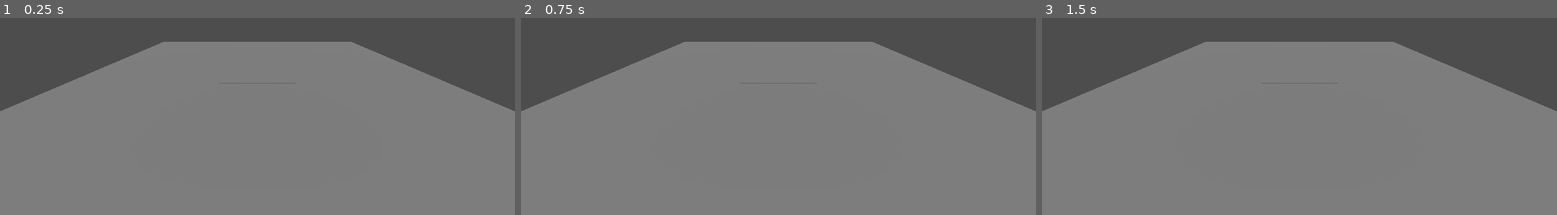
Above: before the commit, frames 1-3 (left to right).
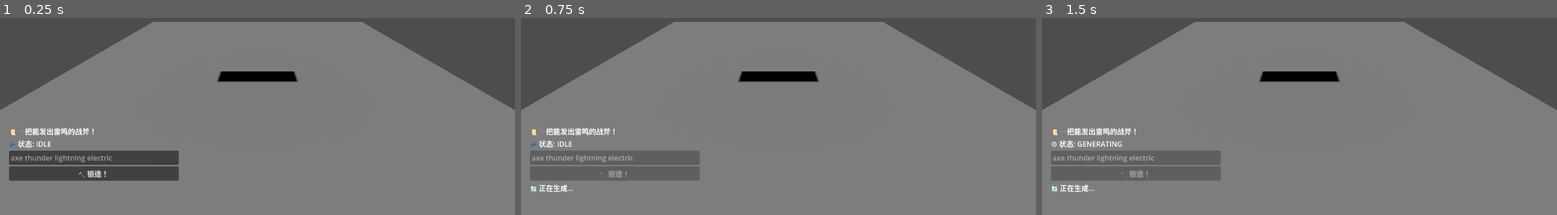
Above: after the commit, the same moments.

Repository: Sruimeng/chaos-forge
Game: Godot game, scene res://main.tscn
Two runs of this game, one before a commit and one after it. Both use one fixed random seed, a clock stepped at 60 frames per second and the inputs below.
Inputs (mouse positions are in pixels of both pictures, inside the frame that each line leads up to):
- Up to frame 1 (0.25 s): no input
- Up to frame 2 (0.75 s): click (613, 173) at 0.5 s, where only the run after the commit has a clickable "🔨 锻造！"
- Up to frame 3 (1.5 s): no input

The runs differ from the first frame. In frame 1, 14% of the frame differs, in the area x 0-100%, y 1-83%; in frame 2, 14%; in frame 3, 14%.

Commit message:
feat: Add playable demo with UI and physics improvements
- Add GameUI with prompt input, order display, and status feedback
- Fix Ragdoll physics: lower pelvis height, add feet, increase damping
- Switch from Jolt to GodotPhysics3D (Jolt ignores PinJoint params)
- Integrate weapon auto-handoff to Ragdoll on generation
- Add OrderGenerator with 8 Chinese weapon request templates
- Rename project to "Dimension Smuggler"

The game is now playable:
1. See NPC order (random Chinese request)
2. Type prompt or use suggested keywords
3. Click "锻造" to generate weapon via Tripo API
4. Watch Ragdoll grab weapon and react

Co-Authored-By: Claude Opus 4.5 <noreply@anthropic.com>

Diff:
--- a/entities/ragdoll_npc.tscn
+++ b/entities/ragdoll_npc.tscn
@@ -19,72 +19,92 @@
 
 [sub_resource type="CapsuleShape3D" id="CapsuleShape3D_leg"]
 radius = 0.07
-height = 0.5
+height = 0.4
+
+[sub_resource type="BoxShape3D" id="BoxShape3D_foot"]
+size = Vector3(0.1, 0.05, 0.15)
 
 [node name="RagdollNPC" type="Node3D"]
 script = ExtResource("1_script")
 
 [node name="Pelvis" type="RigidBody3D" parent="."]
-transform = Transform3D(1, 0, 0, 0, 1, 0, 0, 0, 1, 0, 1.0, 0)
-mass = 3.0
+transform = Transform3D(1, 0, 0, 0, 1, 0, 0, 0, 1, 0, 0.7, 0)
+mass = 5.0
+physics_material_override = null
+linear_damp = 0.5
+angular_damp = 2.0
 contact_monitor = true
 max_contacts_reported = 4
 
 [node name="PelvisShape" type="CollisionShape3D" parent="Pelvis"]
 shape = SubResource("CapsuleShape3D_pelvis")
 
-[node name="PelvisMesh" type="MeshInstance3D" parent="Pelvis"]
-
 [node name="SpineJoint" type="PinJoint3D" parent="Pelvis"]
 transform = Transform3D(1, 0, 0, 0, 1, 0, 0, 0, 1, 0, 0.2, 0)
 node_a = NodePath("..")
 node_b = NodePath("../Spine")
+params/bias = 0.5
+params/damping = 2.0
+params/impulse_clamp = 10.0
 
 [node name="Spine" type="RigidBody3D" parent="Pelvis"]
 transform = Transform3D(1, 0, 0, 0, 1, 0, 0, 0, 1, 0, 0.4, 0)
-mass = 2.0
+mass = 3.0
+linear_damp = 0.5
+angular_damp = 2.0
 contact_monitor = true
 max_contacts_reported = 4
 
 [node name="SpineShape" type="CollisionShape3D" parent="Pelvis/Spine"]
 shape = SubResource("CapsuleShape3D_spine")
 
-[node name="SpineMesh" type="MeshInstance3D" parent="Pelvis/Spine"]
-
 [node name="HeadJoint" type="PinJoint3D" parent="Pelvis/Spine"]
 transform = Transform3D(1, 0, 0, 0, 1, 0, 0, 0, 1, 0, 0.3, 0)
 node_a = NodePath("..")
 node_b = NodePath("../Head")
+params/bias = 0.5
+params/damping = 2.0
+params/impulse_clamp = 5.0
 
 [node name="Head" type="RigidBody3D" parent="Pelvis/Spine"]
-transform = Transform3D(1, 0, 0, 0, 1, 0, 0, 0, 1, 0, 0.5, 0)
-mass = 1.0
+transform = Transform3D(1, 0, 0, 0, 1, 0, 0, 0, 1, 0, 0.45, 0)
+mass = 1.5
+linear_damp = 0.5
+angular_damp = 2.0
 
 [node name="HeadShape" type="CollisionShape3D" parent="Pelvis/Spine/Head"]
 shape = SubResource("SphereShape3D_head")
 
-[node name="HeadMesh" type="MeshInstance3D" parent="Pelvis/Spine/Head"]
-
 [node name="LeftArmJoint" type="PinJoint3D" parent="Pelvis/Spine"]
-transform = Transform3D(1, 0, 0, 0, 1, 0, 0, 0, 1, -0.2, 0.15, 0)
+transform = Transform3D(1, 0, 0, 0, 1, 0, 0, 0, 1, -0.18, 0.15, 0)
 node_a = NodePath("..")
 node_b = NodePath("../LeftArm")
+params/bias = 0.3
+params/damping = 1.5
+params/impulse_clamp = 3.0
 
 [node name="LeftArm" type="RigidBody3D" parent="Pelvis/Spine"]
-transform = Transform3D(1, 0, 0, 0, 0, 1, 0, -1, 0, -0.35, 0.1, 0)
-mass = 0.8
+transform = Transform3D(1, 0, 0, 0, 0, 1, 0, -1, 0, -0.35, 0.0, 0)
+mass = 1.0
+linear_damp = 0.5
+angular_damp = 1.5
 
 [node name="LeftArmShape" type="CollisionShape3D" parent="Pelvis/Spine/LeftArm"]
 shape = SubResource("CapsuleShape3D_arm")
 
 [node name="RightArmJoint" type="PinJoint3D" parent="Pelvis/Spine"]
-transform = Transform3D(1, 0, 0, 0, 1, 0, 0, 0, 1, 0.2, 0.15, 0)
+transform = Transform3D(1, 0, 0, 0, 1, 0, 0, 0, 1, 0.18, 0.15, 0)
 node_a = NodePath("..")
 node_b = NodePath("../RightArm")
+params/bias = 0.3
+params/damping = 1.5
+params/impulse_clamp = 3.0
 
 [node name="RightArm" type="RigidBody3D" parent="Pelvis/Spine"]
-transform = Transform3D(1, 0, 0, 0, 0, 1, 0, -1, 0, 0.35, 0.1, 0)
-mass = 0.8
+transform = Transform3D(1, 0, 0, 0, 0, 1, 0, -1, 0, 0.35, 0.0, 0)
+mass = 1.0
+linear_damp = 0.5
+angular_damp = 1.5
 
 [node name="RightArmShape" type="CollisionShape3D" parent="Pelvis/Spine/RightArm"]
 shape = SubResource("CapsuleShape3D_arm")
@@ -96,22 +116,40 @@
 transform = Transform3D(1, 0, 0, 0, 1, 0, 0, 0, 1, -0.1, -0.2, 0)
 node_a = NodePath("..")
 node_b = NodePath("../LeftLeg")
+params/bias = 0.8
+params/damping = 3.0
+params/impulse_clamp = 20.0
 
 [node name="LeftLeg" type="RigidBody3D" parent="Pelvis"]
-transform = Transform3D(1, 0, 0, 0, 1, 0, 0, 0, 1, -0.1, -0.5, 0)
-mass = 1.2
+transform = Transform3D(1, 0, 0, 0, 1, 0, 0, 0, 1, -0.1, -0.45, 0)
+mass = 2.0
+linear_damp = 1.0
+angular_damp = 3.0
 
 [node name="LeftLegShape" type="CollisionShape3D" parent="Pelvis/LeftLeg"]
 shape = SubResource("CapsuleShape3D_leg")
+
+[node name="LeftFoot" type="CollisionShape3D" parent="Pelvis/LeftLeg"]
+transform = Transform3D(1, 0, 0, 0, 1, 0, 0, 0, 1, 0, -0.25, 0.05)
+shape = SubResource("BoxShape3D_foot")
 
 [node name="RightLegJoint" type="PinJoint3D" parent="Pelvis"]
 transform = Transform3D(1, 0, 0, 0, 1, 0, 0, 0, 1, 0.1, -0.2, 0)
 node_a = NodePath("..")
 node_b = NodePath("../RightLeg")
+params/bias = 0.8
+params/damping = 3.0
+params/impulse_clamp = 20.0
 
 [node name="RightLeg" type="RigidBody3D" parent="Pelvis"]
-transform = Transform3D(1, 0, 0, 0, 1, 0, 0, 0, 1, 0.1, -0.5, 0)
-mass = 1.2
+transform = Transform3D(1, 0, 0, 0, 1, 0, 0, 0, 1, 0.1, -0.45, 0)
+mass = 2.0
+linear_damp = 1.0
+angular_damp = 3.0
 
 [node name="RightLegShape" type="CollisionShape3D" parent="Pelvis/RightLeg"]
 shape = SubResource("CapsuleShape3D_leg")
+
+[node name="RightFoot" type="CollisionShape3D" parent="Pelvis/RightLeg"]
+transform = Transform3D(1, 0, 0, 0, 1, 0, 0, 0, 1, 0, -0.25, 0.05)
+shape = SubResource("BoxShape3D_foot")
--- a/main.tscn
+++ b/main.tscn
@@ -1,19 +1,19 @@
 [gd_scene load_steps=3 format=3 uid="uid://cqm3xvxb4w5y0"]
 
-[ext_resource type="Script" path="res://test_runner.gd" id="1_test"]
-[ext_resource type="PackedScene" uid="uid://c8ragdoll_npc" path="res://entities/ragdoll_npc.tscn" id="2_ragdoll"]
+[ext_resource type="PackedScene" uid="uid://c8ragdoll_npc" path="res://entities/ragdoll_npc.tscn" id="1_ragdoll"]
+[ext_resource type="PackedScene" uid="uid://game_ui_scene" path="res://ui/game_ui.tscn" id="2_game_ui"]
 
 [node name="Main" type="Node3D"]
-script = ExtResource("1_test")
 
 [node name="Camera3D" type="Camera3D" parent="."]
-transform = Transform3D(1, 0, 0, 0, 0.939693, 0.34202, 0, -0.34202, 0.939693, 0, 2, 5)
+transform = Transform3D(1, 0, 0, 0, 0.866025, 0.5, 0, -0.5, 0.866025, 0, 2.5, 4)
 
 [node name="DirectionalLight3D" type="DirectionalLight3D" parent="."]
 transform = Transform3D(1, 0, 0, 0, 0.707107, 0.707107, 0, -0.707107, 0.707107, 0, 3, 3)
 shadow_enabled = true
 
 [node name="Table" type="CSGBox3D" parent="."]
+transform = Transform3D(1, 0, 0, 0, 1, 0, 0, 0, 1, 0, 0.5, 0)
 size = Vector3(2, 0.1, 1)
 use_collision = true
 collision_layer = 2
@@ -26,5 +26,7 @@
 collision_layer = 2
 collision_mask = 1
 
-[node name="RagdollNPC" parent="." instance=ExtResource("2_ragdoll")]
-transform = Transform3D(1, 0, 0, 0, 1, 0, 0, 0, 1, 2, 0, 0)
+[node name="RagdollNPC" parent="." groups=["ragdoll"] instance=ExtResource("1_ragdoll")]
+transform = Transform3D(1, 0, 0, 0, 1, 0, 0, 0, 1, 1.5, 0, 0)
+
+[node name="GameUI" parent="." instance=ExtResource("2_game_ui")]
--- a/project.godot
+++ b/project.godot
@@ -10,7 +10,7 @@
 
 [application]
 
-config/name="Chaos Forge"
+config/name="Dimension Smuggler"
 run/main_scene="res://main.tscn"
 config/features=PackedStringArray("4.6", "Mobile")
 config/icon="res://icon.svg"
@@ -22,7 +22,7 @@
 
 [physics]
 
-3d/physics_engine="Jolt Physics"
+3d/physics_engine="GodotPhysics3D"
 
 [rendering]
 
--- /dev/null
+++ b/ui/game_ui.gd
@@ -0,0 +1,156 @@
+extends Control
+## Main game UI - handles input and displays status
+
+@onready var prompt_input: LineEdit = $VBoxContainer/PromptInput
+@onready var submit_button: Button = $VBoxContainer/SubmitButton
+@onready var state_label: Label = $VBoxContainer/StateLabel
+@onready var result_label: Label = $VBoxContainer/ResultLabel
+@onready var order_label: Label = $VBoxContainer/OrderLabel
+
+var _order_generator: Node = null
+
+func _ready() -> void:
+	# Setup OrderGenerator
+	var OrderGeneratorScript := preload("res://systems/order_generator.gd")
+	_order_generator = OrderGeneratorScript.new()
+	add_child(_order_generator)
+
+	# Connect UI signals
+	submit_button.pressed.connect(_on_submit_pressed)
+	prompt_input.text_submitted.connect(_on_prompt_submitted)
+
+	# Connect GameManager signals
+	if GameManager:
+		GameManager.weapon_generated.connect(_on_weapon_generated)
+		GameManager.weapon_ready_for_test.connect(_on_test_started)
+		GameManager.ragdoll_reaction.connect(_on_ragdoll_reaction)
+		GameManager.test_complete.connect(_on_test_complete)
+
+	# Generate initial order
+	_generate_new_order()
+	_update_state_display()
+
+
+func _generate_new_order() -> void:
+	if not _order_generator:
+		return
+
+	var order = _order_generator.get_random_order()
+	order_label.text = "📜 " + order.order_text
+
+	# Pre-fill prompt with suggested keywords
+	prompt_input.placeholder_text = _order_generator.keywords_to_prompt(order)
+
+
+func _on_submit_pressed() -> void:
+	_submit_prompt()
+
+
+func _on_prompt_submitted(_text: String) -> void:
+	_submit_prompt()
+
+
+func _submit_prompt() -> void:
+	var prompt := prompt_input.text.strip_edges()
+
+	# Use placeholder if empty
+	if prompt.is_empty():
+		prompt = prompt_input.placeholder_text
+
+	if prompt.length() < 10:
+		result_label.text = "⚠️ Prompt 太短（至少 10 字符）"
+		return
+
+	# Disable input during generation
+	prompt_input.editable = false
+	submit_button.disabled = true
+	result_label.text = "🔄 正在生成..."
+
+	# Request weapon
+	GameManager.request_weapon(prompt)
+
+
+func _on_weapon_generated(_weapon: RigidBody3D) -> void:
+	result_label.text = "✅ 武器已生成！"
+	_update_state_display()
+
+
+func _on_test_started(_weapon: RigidBody3D) -> void:
+	result_label.text = "🧪 测试中..."
+	_update_state_display()
+
+	# Find and grab weapon with ragdoll
+	_attach_weapon_to_ragdoll(_weapon)
+
+
+func _attach_weapon_to_ragdoll(weapon: RigidBody3D) -> void:
+	var ragdoll := get_tree().get_first_node_in_group("ragdoll")
+	if not ragdoll:
+		# Try to find by name
+		ragdoll = get_node_or_null("/root/Main/RagdollNPC")
+
+	if ragdoll and ragdoll.has_method("grab_weapon"):
+		# Wait a frame for physics to settle
+		await get_tree().physics_frame
+		ragdoll.grab_weapon(weapon)
+
+
+func _on_ragdoll_reaction(reaction_type: String, _details: Dictionary) -> void:
+	match reaction_type:
+		"STABLE":
+			result_label.text = "😊 勇者稳稳接住了武器！"
+		"WOBBLING":
+			result_label.text = "😰 勇者在摇晃..."
+		"TOPPLED":
+			result_label.text = "💀 勇者被压倒了！"
+		_:
+			result_label.text = "❓ " + reaction_type
+
+	_update_state_display()
+
+
+func _on_test_complete(success: bool) -> void:
+	if success:
+		result_label.text = "🎉 测试成功！"
+	else:
+		result_label.text = "💔 测试失败..."
+
+	# Re-enable input
+	prompt_input.editable = true
+	submit_button.disabled = false
+	prompt_input.text = ""
+
+	# Generate new order
+	_generate_new_order()
+	_update_state_display()
+
+
+func _update_state_display() -> void:
+	if not GameManager:
+		state_label.text = "状态: 未知"
+		return
+
+	var state_name: String = GameManager.GameState.keys()[GameManager.current_state]
+	var state_emoji: String
+
+	match GameManager.current_state:
+		GameManager.GameState.IDLE:
+			state_emoji = "💤"
+		GameManager.GameState.ORDERING:
+			state_emoji = "📝"
+		GameManager.GameState.GENERATING:
+			state_emoji = "⚙️"
+		GameManager.GameState.TESTING:
+			state_emoji = "🧪"
+		GameManager.GameState.REACTING:
+			state_emoji = "🎭"
+		_:
+			state_emoji = "❓"
+
+	state_label.text = "%s 状态: %s" % [state_emoji, state_name]
+
+
+func _process(_delta: float) -> void:
+	# Update state display periodically
+	if Engine.get_process_frames() % 30 == 0:
+		_update_state_display()
--- /dev/null
+++ b/ui/game_ui.tscn
@@ -0,0 +1,45 @@
+[gd_scene load_steps=2 format=3 uid="uid://game_ui_scene"]
+
+[ext_resource type="Script" path="res://ui/game_ui.gd" id="1_script"]
+
+[node name="GameUI" type="Control"]
+layout_mode = 3
+anchors_preset = 15
+anchor_right = 1.0
+anchor_bottom = 1.0
+grow_horizontal = 2
+grow_vertical = 2
+script = ExtResource("1_script")
+
+[node name="VBoxContainer" type="VBoxContainer" parent="."]
+layout_mode = 1
+anchors_preset = 2
+anchor_top = 1.0
+anchor_bottom = 1.0
+offset_left = 20.0
+offset_top = -200.0
+offset_right = 400.0
+offset_bottom = -20.0
+grow_vertical = 0
+
+[node name="OrderLabel" type="Label" parent="VBoxContainer"]
+layout_mode = 2
+text = "📜 等待订单..."
+autowrap_mode = 2
+
+[node name="StateLabel" type="Label" parent="VBoxContainer"]
+layout_mode = 2
+text = "💤 状态: IDLE"
+
+[node name="PromptInput" type="LineEdit" parent="VBoxContainer"]
+layout_mode = 2
+placeholder_text = "输入武器描述..."
+
+[node name="SubmitButton" type="Button" parent="VBoxContainer"]
+layout_mode = 2
+text = "🔨 锻造！"
+
+[node name="ResultLabel" type="Label" parent="VBoxContainer"]
+layout_mode = 2
+text = ""
+autowrap_mode = 2
Not shown, added: entities/ragdoll_npc.gd.uid
Not shown: 1 places in entities/ragdoll_npc.tscn that only renumber resources
Not shown, added: systems/order_generator.gd.uid
Not shown, added: systems/weapon_attacher.gd.uid
Not shown, added: ui/game_ui.gd.uid
Not shown, added: llmdoc/agent/block-e-implementation.md
Not shown, added: llmdoc/agent/strategy-dimension-smuggler-mvp.md
